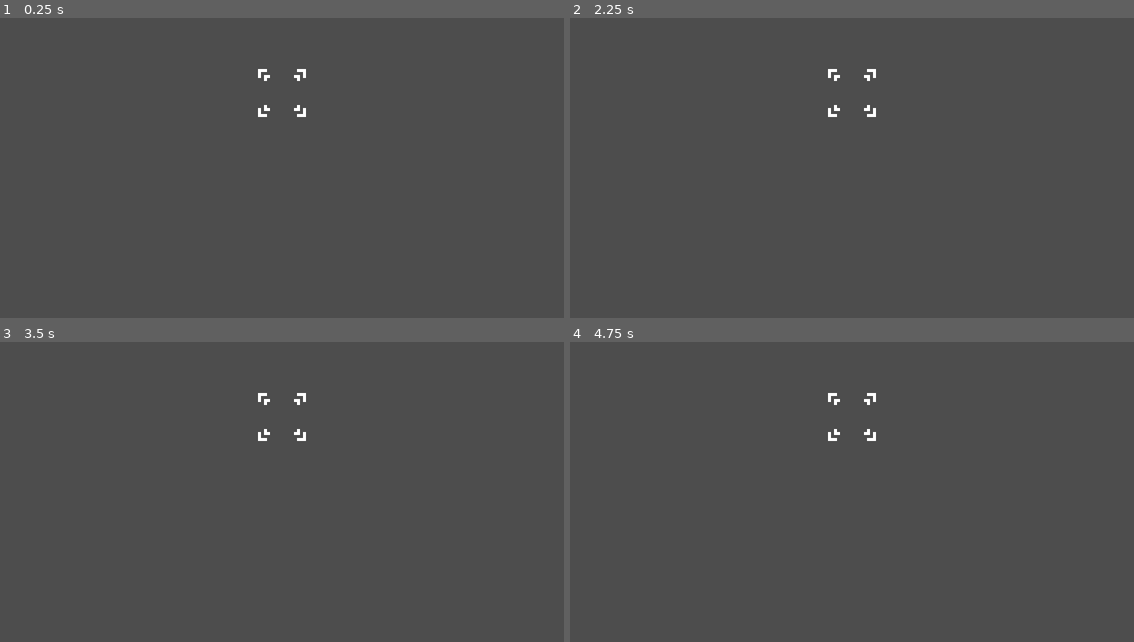
Above: before the commit, frames 1-4 (two rows, left to right).
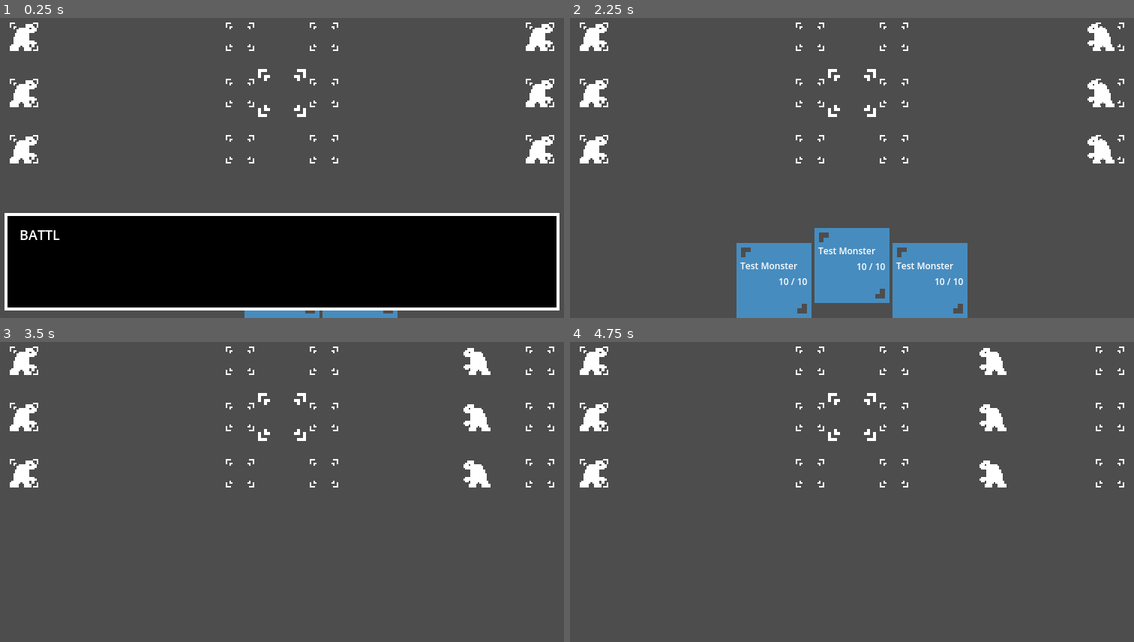
Above: after the commit, the same moments.

Repository: IsaelGabriel/tamer-game
Game: Godot game, scene res://nodes/battle_scene.tscn
The game is run twice, just before and just after one commit, with the same random seed, the same clock (stepped at 60 frames per second) and the same inputs.
Inputs:
- Up to frame 1 (0.25 s): no input
- Up to frame 2 (2.25 s): tap Enter (ui_accept) at 0.5, 0.77, 1.25, 1.52, 2 s; hold Right (ui_right) 0.53-1.28 s; hold Down (ui_down) 1.28-2.03 s; hold Right (ui_right) from 2.03 s (still down)
- Up to frame 3 (3.5 s): release Right (ui_right) at 2.78 s; hold Up (ui_up) from 2.78 s (still down); tap Enter (ui_accept) at 3.02 s
- Up to frame 4 (4.75 s): release Up (ui_up) at 3.53 s; hold Left (ui_left) from 3.53 s (still down); tap Enter (ui_accept) at 3.77, 4.52 s

The runs differ from the first frame. In frame 1, 35% of the frame differs, in the area x 0-100%, y 1-100%; in frame 2, 12%; in frame 3, 2.1%; in frame 4, 2.1%.
Error before the commit: Parse Error: Could not resolve external class member "player_monsters". (res://scripts/battle_ui_manager.gd:31)

Commit message:
Fix BattleMonster

Diff:
--- a/scripts/battle/battle_manager.gd
+++ b/scripts/battle/battle_manager.gd
@@ -4,8 +4,7 @@
 
 static var CURRENT: BattleManager = null
 
-@onready var player_battle_monster_prefab = preload("res://nodes/player_battle_monster.tscn")
-@onready var enemy_battle_monster_prefab = preload("res://nodes/enemy_battle_monster.tscn")
+const BATTLE_MONSTER_PREFAB = preload("res://nodes/battle_monster.tscn")
 
 @export_category("UI")
 @export var ui_container: MarginContainer
@@ -22,8 +21,8 @@
 @export var bottom_margin: float = 0
 @export var monster_scale: float = 1.0
 
-var player_monsters: Array[PlayerBattleMonster]
-var enemy_monsters: Array[EnemyBattleMonster]
+var player_monsters: Array[BattleMonster]
+var enemy_monsters: Array[BattleMonster]
 
 func _ready():
 	if CURRENT != self and CURRENT != null:
@@ -32,21 +31,25 @@
 	# Spawn Battle Monsters
 	var screen_center = get_viewport().content_scale_size / 2
 	for i in range(0, total_player_monsters):
-		var monster = player_battle_monster_prefab.instantiate()
-		var skill_card_container = HBoxContainer.new()
-		skill_card_container.alignment = BoxContainer.ALIGNMENT_CENTER
-		monster.skill_card_container = skill_card_container
+		var monster = BATTLE_MONSTER_PREFAB.instantiate()
+		#var skill_card_container = HBoxContainer.new()
+		#skill_card_container.alignment = BoxContainer.ALIGNMENT_CENTER
+		#monster.skill_card_container = skill_card_container
+		monster.is_player = true
 		monster.position = Vector2(screen_center.x / 2, calculate_monster_y(i, total_player_monsters))
 		monster.scale *= monster_scale
-		ui_container.add_child(skill_card_container)
+		#ui_container.add_child(skill_card_container)
 		add_child(monster)
+		monster.sprite.position = monster.base.position
 		player_monsters.append(monster)
 
 	for i in range(0, total_enemy_monsters):
-		var monster = enemy_battle_monster_prefab.instantiate()
+		var monster = BATTLE_MONSTER_PREFAB.instantiate()
+		monster.is_player = false
 		monster.position = Vector2(screen_center.x * 3 / 2, calculate_monster_y(i, total_enemy_monsters))
 		monster.scale *= monster_scale
 		add_child(monster)
+		monster.sprite.position = monster.base.position
 		enemy_monsters.append(monster)
 
 	ui_manager.start()
@@ -62,3 +65,9 @@
 	BattleMonster.MOVEMENT_PAUSED = true
 	await get_tree().create_timer(movement_start_countdown).timeout
 	BattleMonster.MOVEMENT_PAUSED = false
+
+func _process(_delta):
+	for monster in enemy_monsters:
+		if monster.skill_queue.is_empty() and monster.current_state == BattleMonster.BattleMonsterState.AWAIT_COMMAND:
+			monster.skill_queue.append(0)
+			monster.target = player_monsters[0]
--- a/scripts/battle/battle_monster.gd
+++ b/scripts/battle/battle_monster.gd
@@ -16,15 +16,7 @@
 		skill_manager.monster = monster
 		skill_manager.load_skills()
 
-var is_player: bool = false:
-	set(value):
-		is_player = value
-		if is_player:
-			base.position.x = -(LANE_WIDTH / 2)
-			goal.position.x = LANE_WIDTH / 2
-		else:
-			base.position.x = LANE_WIDTH / 2
-			goal.position.x = -(LANE_WIDTH / 2)
+var is_player: bool
 #endregion
 
 #region Elements
@@ -36,6 +28,7 @@
 
 #region State
 enum BattleMonsterState {
+	NONE,
 	AWAIT_COMMAND,
 	FORWARD,
 	USE_SKILL,
@@ -49,6 +42,7 @@
 }
 
 var state_func: Dictionary = {
+	BattleMonsterState.NONE: func(state_call: StateCall, delta: float = 0.0): return,
 	BattleMonsterState.AWAIT_COMMAND: state_await_command,
 	BattleMonsterState.FORWARD: state_forward,
 	BattleMonsterState.USE_SKILL: state_use_skill,
@@ -59,7 +53,8 @@
 	match state_call:
 		StateCall.START: pass
 		StateCall.PROCESS:
-			if next_skill == -1 or not target: return
+			if skill_queue.is_empty() or not target: return
+			next_skill = skill_queue[0]
 			current_state = BattleMonsterState.FORWARD
 		StateCall.END: pass
 
@@ -104,10 +99,10 @@
 
 var current_state: BattleMonsterState:
 	set(value):
-		if current_state:
+		if current_state != null:
 			state_func[current_state].call(StateCall.END)
 		current_state = value
-		if value:
+		if value != null:
 			state_func[current_state].call(StateCall.START)
 
 #endregion
@@ -129,7 +124,15 @@
 
 func _ready():
 	skill_manager.load_skills()
-	sprite.position = base.position
+
+	if is_player:
+		base.position.x = -(LANE_WIDTH / 2)
+		goal.position.x = LANE_WIDTH / 2
+	else:
+		base.position.x = LANE_WIDTH / 2
+		goal.position.x = -(LANE_WIDTH / 2)
+
+	current_state = BattleMonsterState.AWAIT_COMMAND
 
 func _process(delta):
 	if current_state:
